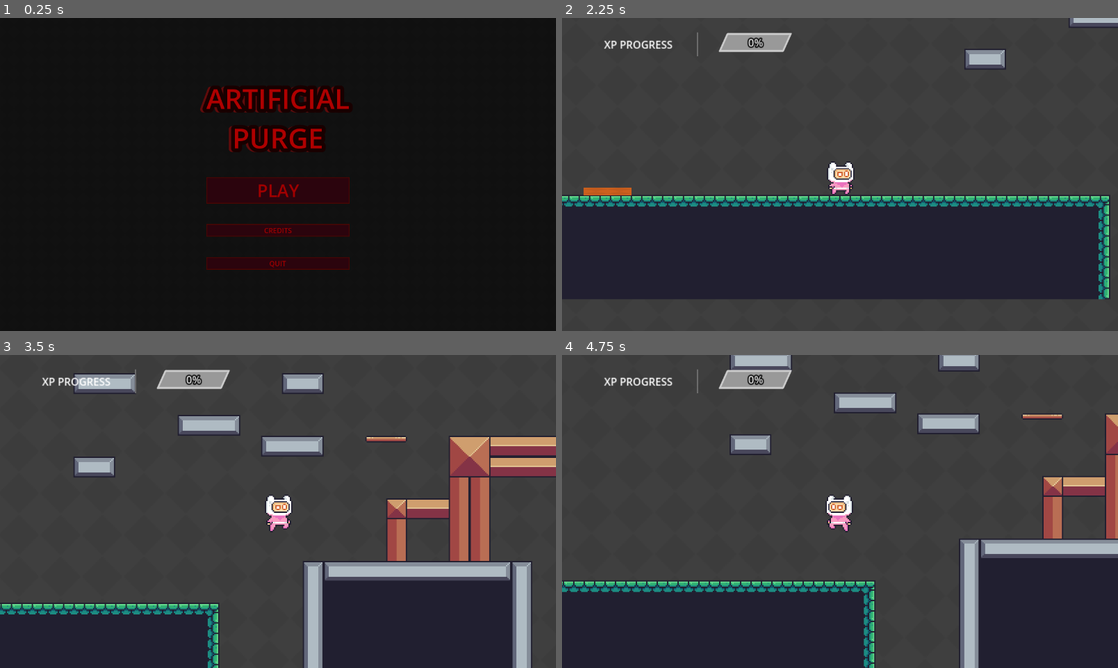
Above: before the commit, frames 1-4 (two rows, left to right).
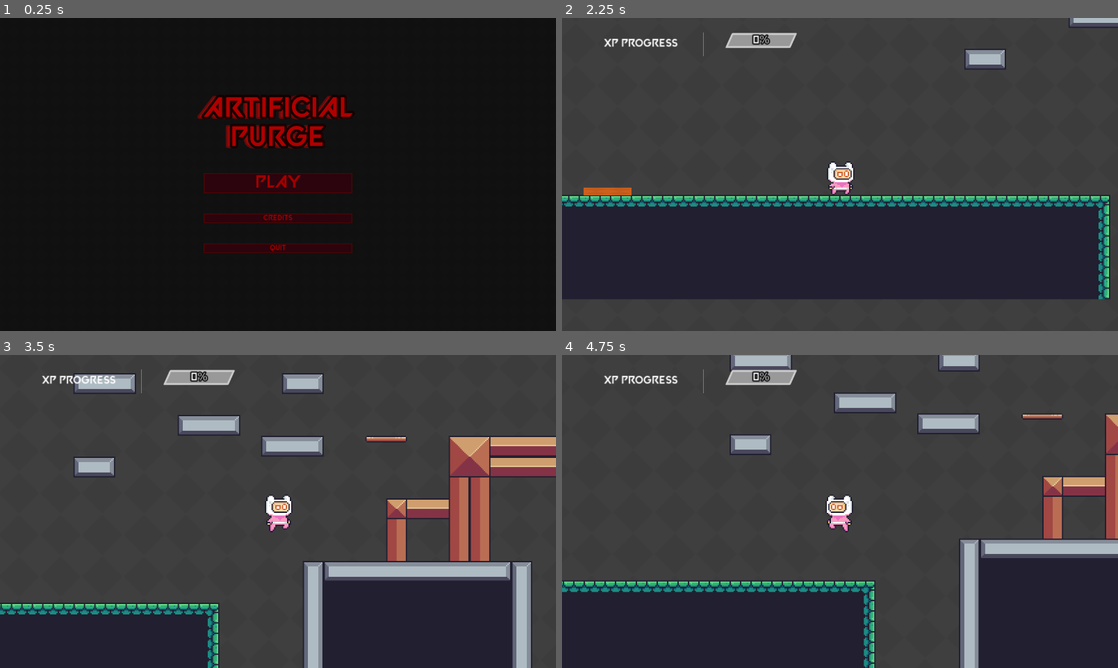
Above: after the commit, the same moments.

Repository: Siamesepug/Machina-Mori
Game: Godot game, scene res://scenes/menus/title_screen.tscn
The game is run twice, just before and just after one commit, with the same random seed, the same clock (stepped at 60 frames per second) and the same inputs.
Inputs:
- Up to frame 1 (0.25 s): no input
- Up to frame 2 (2.25 s): click "CREDITS" at 0.5 s; click "BACK" at 1.25 s; click "PLAY" at 2 s
- Up to frame 3 (3.5 s): hold D (right) from 2.78 s (still down); tap Shift (dash) at 2.85 s; tap Space (jump) at 3.02 s
- Up to frame 4 (4.75 s): tap Shift (dash) at 3.6, 4.35 s; tap Space (jump) at 3.77 s; release D (right) at 4.28 s; hold A (left) from 4.28 s (still down)

The runs differ from the first frame. In frame 1, 7.5% of the frame differs, in the area x 35-64%, y 22-81%; in frame 2, 0.8%; in frame 3, 0.7%; in frame 4, 0.8%.

Commit message:
updated main menu

Diff:
--- a/project.godot
+++ b/project.godot
@@ -19,6 +19,7 @@
 
 PlayerAttributes="*uid://b31smgif6tu2l"
 SignalManager="*uid://4b20uqiu53rd"
+MainMenuMusic="*uid://bsq626y0lmqhc"
 
 [display]
 
--- /dev/null
+++ b/scenes/menus/MenuButtons.tres
@@ -0,0 +1,11 @@
+[gd_resource type="StyleBoxFlat" format=3 uid="uid://c6kxtadbn2l03"]
+
+[resource]
+bg_color = Color(0.1701296, 0.015360288, 0.05358547, 1)
+border_width_left = 3
+border_width_top = 3
+border_width_right = 3
+border_width_bottom = 3
+border_color = Color(0.3348673, 0.030770576, 2.4065375e-08, 1)
+border_blend = true
+corner_detail = 1
--- /dev/null
+++ b/scenes/menus/MenuButtonsHover.tres
@@ -0,0 +1,11 @@
+[gd_resource type="StyleBoxFlat" format=3 uid="uid://cn5dahxnklbrb"]
+
+[resource]
+bg_color = Color(0.33333334, 0.03137255, 0, 1)
+border_width_left = 7
+border_width_top = 7
+border_width_right = 7
+border_width_bottom = 7
+border_color = Color(0.16862746, 0.015686275, 0.05490196, 1)
+border_blend = true
+corner_detail = 1
--- a/scenes/menus/credits.tscn
+++ b/scenes/menus/credits.tscn
@@ -2,6 +2,8 @@
 
 [ext_resource type="Script" uid="uid://jmma5rddvyud" path="res://scripts/credits.gd" id="1_iiqlc"]
 [ext_resource type="Texture2D" uid="uid://dfkowr4gnd6wa" path="res://assets/images/background/Gray.png" id="2_b2mra"]
+[ext_resource type="FontFile" uid="uid://ckg6uiejukua8" path="res://assets/fonts/MainMenu.ttf" id="3_b2mra"]
+[ext_resource type="StyleBox" uid="uid://cn5dahxnklbrb" path="res://scenes/menus/MenuButtonsHover.tres" id="4_yrcfj"]
 
 [sub_resource type="StyleBoxFlat" id="StyleBoxFlat_eqhve"]
 bg_color = Color(0.1701296, 0.015360288, 0.05358547, 1)
@@ -48,6 +50,7 @@
 theme_override_constants/shadow_offset_x = -7
 theme_override_constants/outline_size = 35
 theme_override_constants/shadow_outline_size = 29
+theme_override_fonts/font = ExtResource("3_b2mra")
 theme_override_font_sizes/font_size = 55
 text = "A GAME BY
 
@@ -63,6 +66,7 @@
 theme_override_constants/shadow_offset_x = -7
 theme_override_constants/outline_size = 35
 theme_override_constants/shadow_outline_size = 29
+theme_override_fonts/font = ExtResource("3_b2mra")
 theme_override_font_sizes/font_size = 20
 text = "SUBMISSION TO THE SPRING 2026 MISSOURI S&T GAME JAM
 "
@@ -72,8 +76,10 @@
 layout_mode = 2
 size_flags_horizontal = 4
 theme_override_colors/font_color = Color(0.627451, 0, 0, 1)
+theme_override_fonts/font = ExtResource("3_b2mra")
 theme_override_font_sizes/font_size = 32
 theme_override_styles/normal = SubResource("StyleBoxFlat_eqhve")
+theme_override_styles/hover = ExtResource("4_yrcfj")
 text = "      BACK      "
 
 [connection signal="pressed" from="HBoxContainer/VBoxContainer/Button" to="." method="_on_button_pressed"]
--- a/scenes/menus/game_ui.tscn
+++ b/scenes/menus/game_ui.tscn
@@ -1,6 +1,7 @@
 [gd_scene format=3 uid="uid://biu73v5dp2dfk"]
 
 [ext_resource type="Script" uid="uid://bxo641sonttt8" path="res://scripts/game_ui.gd" id="1_7oade"]
+[ext_resource type="FontFile" uid="uid://ckg6uiejukua8" path="res://assets/fonts/MainMenu.ttf" id="2_6v45u"]
 
 [sub_resource type="StyleBoxFlat" id="StyleBoxFlat_7oade"]
 content_margin_left = 50.0
@@ -37,6 +38,7 @@
 
 [node name="Label" type="Label" parent="HBoxContainer" unique_id=1281861374]
 layout_mode = 2
+theme_override_fonts/font = ExtResource("2_6v45u")
 theme_override_font_sizes/font_size = 16
 text = "XP PROGRESS"
 
@@ -48,5 +50,6 @@
 layout_mode = 2
 size_flags_horizontal = 3
 theme_override_constants/outline_size = 7
+theme_override_fonts/font = ExtResource("2_6v45u")
 theme_override_styles/background = SubResource("StyleBoxFlat_7oade")
 theme_override_styles/fill = SubResource("StyleBoxFlat_6v45u")
--- /dev/null
+++ b/scenes/menus/main_menu_music.tscn
@@ -0,0 +1,9 @@
+[gd_scene format=3 uid="uid://bsq626y0lmqhc"]
+
+[ext_resource type="AudioStream" uid="uid://d4hs22go6qfvy" path="res://assets/sounds/kaazoom_secrets_main_menu.mp3" id="1_5geqf"]
+
+[node name="MainMenuMusic" type="AudioStreamPlayer" unique_id=1219345589]
+stream = ExtResource("1_5geqf")
+volume_db = -9.827
+autoplay = true
+parameters/looping = false
--- a/scenes/menus/title_screen.tscn
+++ b/scenes/menus/title_screen.tscn
@@ -2,16 +2,9 @@
 
 [ext_resource type="Script" uid="uid://b6wrhtdpisyq4" path="res://scripts/title_screen.gd" id="1_eqhve"]
 [ext_resource type="Texture2D" uid="uid://dfkowr4gnd6wa" path="res://assets/images/background/Gray.png" id="1_n17qi"]
-
-[sub_resource type="StyleBoxFlat" id="StyleBoxFlat_eqhve"]
-bg_color = Color(0.1701296, 0.015360288, 0.05358547, 1)
-border_width_left = 3
-border_width_top = 3
-border_width_right = 3
-border_width_bottom = 3
-border_color = Color(0.3348673, 0.030770576, 2.4065375e-08, 1)
-border_blend = true
-corner_detail = 1
+[ext_resource type="FontFile" uid="uid://ckg6uiejukua8" path="res://assets/fonts/MainMenu.ttf" id="3_qc2aw"]
+[ext_resource type="StyleBox" uid="uid://c6kxtadbn2l03" path="res://scenes/menus/MenuButtons.tres" id="4_vudbd"]
+[ext_resource type="StyleBox" uid="uid://cn5dahxnklbrb" path="res://scenes/menus/MenuButtonsHover.tres" id="5_ptv5j"]
 
 [node name="TitleScreen" type="Control" unique_id=293983182]
 layout_mode = 3
@@ -46,9 +39,10 @@
 theme_override_colors/font_color = Color(0.6857328, 3.1044335e-06, 5.7756904e-07, 1)
 theme_override_colors/font_shadow_color = Color(1, 0, 0, 0.3372549)
 theme_override_colors/font_outline_color = Color(0.09411765, 0, 0, 1)
-theme_override_constants/shadow_offset_x = -7
-theme_override_constants/outline_size = 35
-theme_override_constants/shadow_outline_size = 29
+theme_override_constants/shadow_offset_x = -11
+theme_override_constants/outline_size = 22
+theme_override_constants/shadow_outline_size = 16
+theme_override_fonts/font = ExtResource("3_qc2aw")
 theme_override_font_sizes/font_size = 64
 text = "ARTIFICIAL
 PURGE"
@@ -57,20 +51,26 @@
 [node name="Button" type="Button" parent="HBoxContainer/VBoxContainer" unique_id=12593080]
 layout_mode = 2
 theme_override_colors/font_color = Color(0.627451, 0, 0, 1)
+theme_override_fonts/font = ExtResource("3_qc2aw")
 theme_override_font_sizes/font_size = 40
-theme_override_styles/normal = SubResource("StyleBoxFlat_eqhve")
+theme_override_styles/normal = ExtResource("4_vudbd")
+theme_override_styles/hover = ExtResource("5_ptv5j")
 text = "PLAY"
 
 [node name="Button3" type="Button" parent="HBoxContainer/VBoxContainer" unique_id=152492992]
 layout_mode = 2
 theme_override_colors/font_color = Color(0.627451, 0, 0, 1)
-theme_override_styles/normal = SubResource("StyleBoxFlat_eqhve")
+theme_override_fonts/font = ExtResource("3_qc2aw")
+theme_override_styles/normal = ExtResource("4_vudbd")
+theme_override_styles/hover = ExtResource("5_ptv5j")
 text = "CREDITS"
 
 [node name="Button2" type="Button" parent="HBoxContainer/VBoxContainer" unique_id=875554567]
 layout_mode = 2
 theme_override_colors/font_color = Color(0.627451, 0, 0, 1)
-theme_override_styles/normal = SubResource("StyleBoxFlat_eqhve")
+theme_override_fonts/font = ExtResource("3_qc2aw")
+theme_override_styles/normal = ExtResource("4_vudbd")
+theme_override_styles/hover = ExtResource("5_ptv5j")
 text = "QUIT"
 
 [connection signal="pressed" from="HBoxContainer/VBoxContainer/Button" to="." method="_on_play_pressed"]
--- a/scripts/title_screen.gd
+++ b/scripts/title_screen.gd
@@ -3,6 +3,7 @@
 
 func _on_play_pressed():
 	get_tree().change_scene_to_file("res://scenes/main.tscn")
+	MainMenuMusic.stop()
 
 func _on_credits_pressed():
 	get_tree().change_scene_to_file("res://scenes/menus/credits.tscn")
Binary file added: assets/fonts/MainMenu.ttf
Not shown, added: assets/fonts/MainMenu.ttf.import
Not shown, added: assets/sounds/kaazoom_secrets_main_menu.mp3.import
Not shown, added: assets/sounds/kaazoom_secrets_main_menu.mp3
